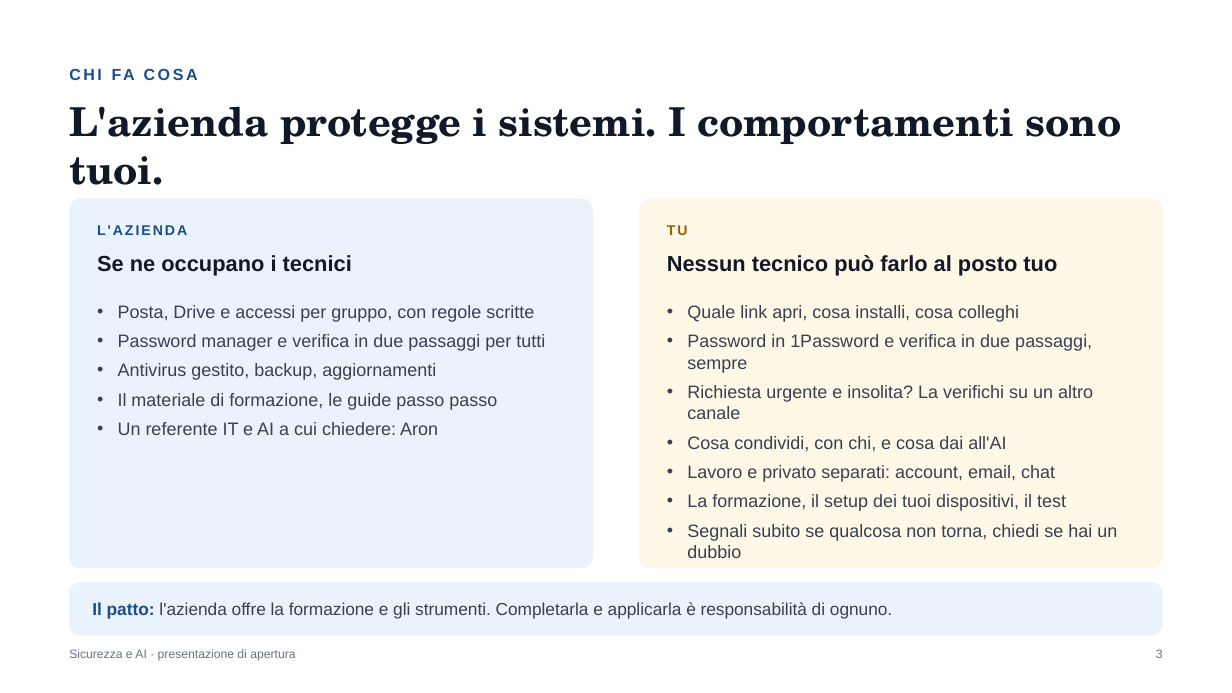
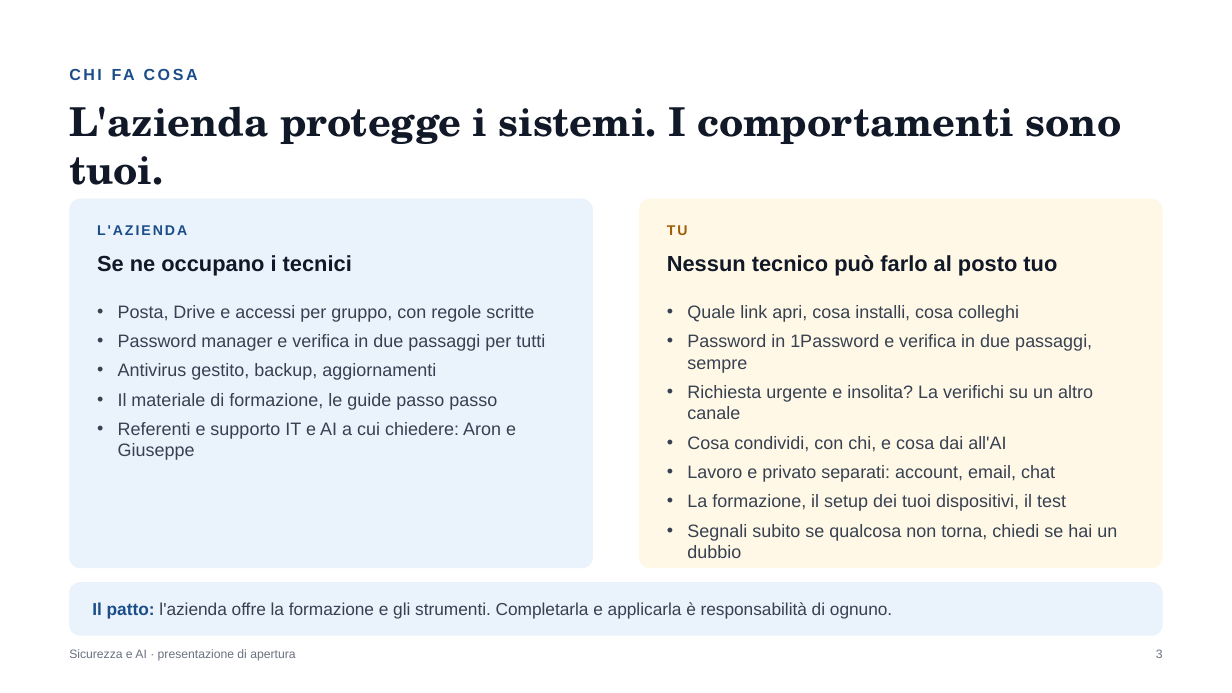
Before and after one commit to Mr-Hodler/IT-Security-AI-CrossCompany, a slide deck: slide 3 of Presentazione di apertura, Sicurezza e AI.pptx. Drawn at 1232x693 pixels with LibreOffice and Linux fonts; fonts in the diff are those of the drawing. Boxes give left, top, right and bottom in pixels: in the first picture for what was removed or moved away, otherwise in the second. Text is boxed around its words. In the diff, an @@ line names an element or a change of style, - is before the commit and + after.

Commit message:
Presentazione di apertura v2.1: perche esiste, referenti, policy standard, estratti in copertina

```diff
--- a/Presentazione di apertura, Sicurezza e AI.pptx
+++ b/Presentazione di apertura, Sicurezza e AI.pptx
@@ text at (x1=118, y1=422, x2=516, y2=460): text changed @@
-• Un referente IT e AI a cui chiedere: Aron
+• Referenti e supporto IT e AI a cui chiedere: Aron e Giuseppe
```
Also in this commit, not shown: 6 other slides changed, 1 slide added, 1 slide removed, 1 other file.
